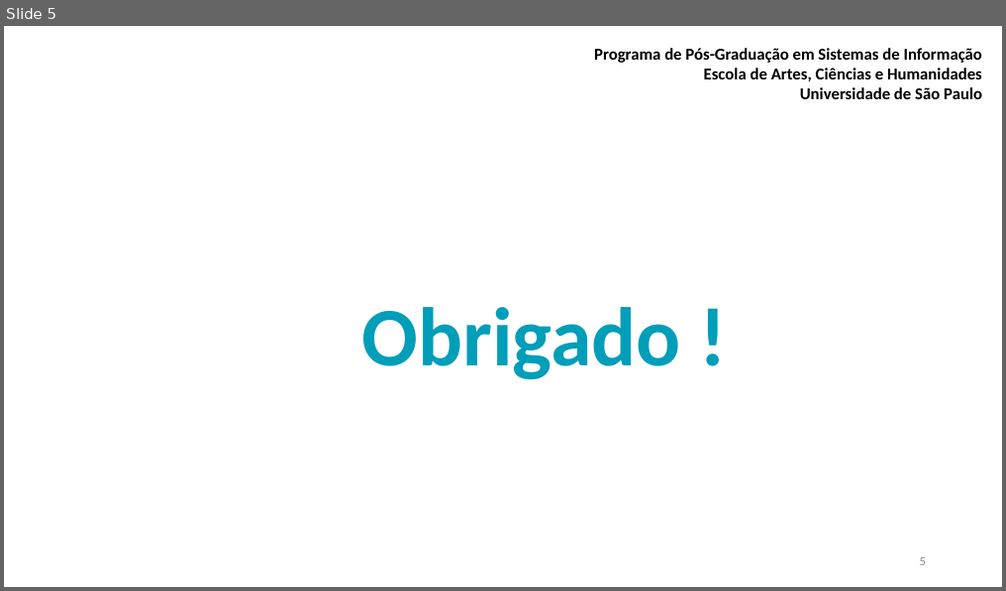
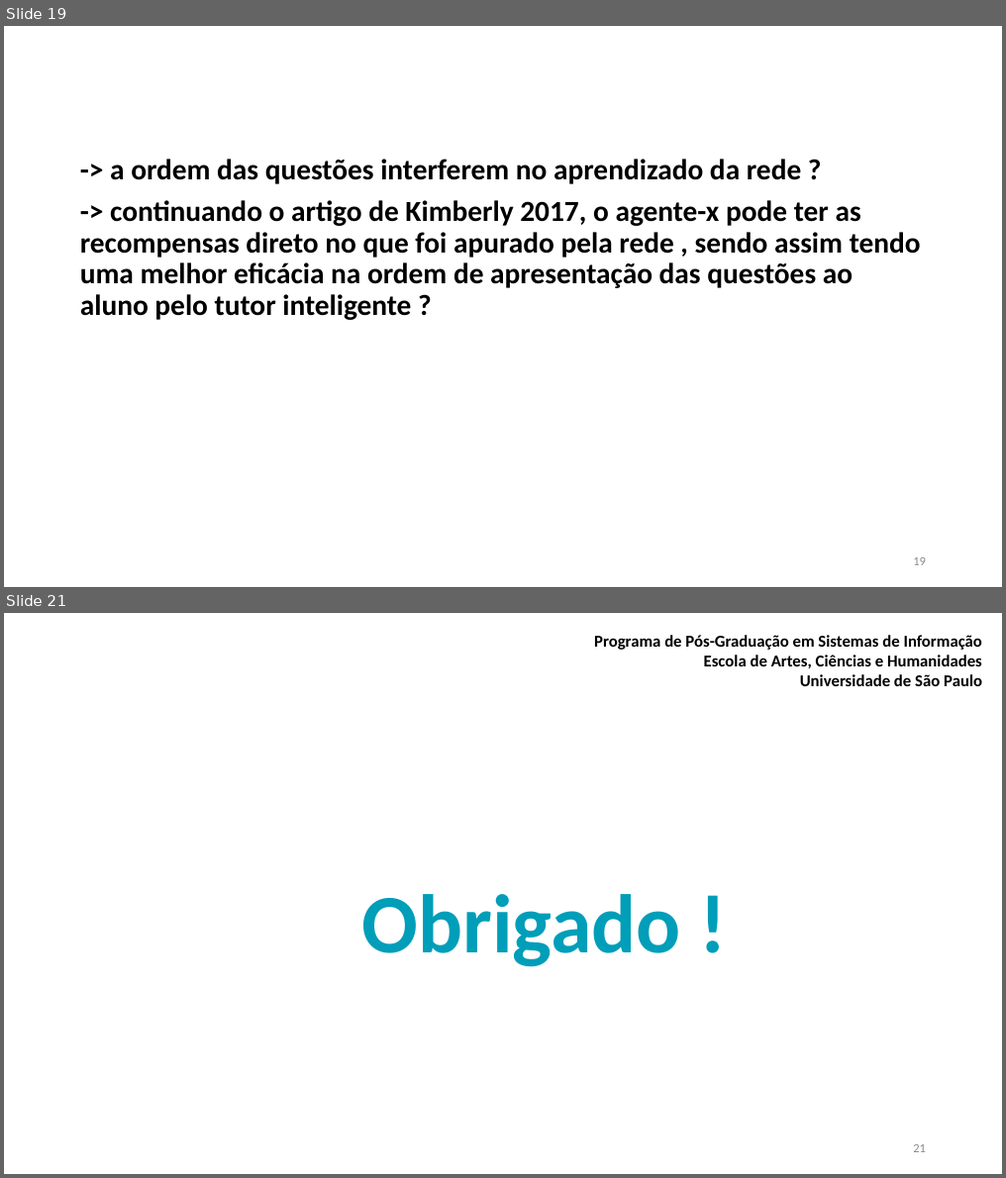
Before and after one commit to MarceloSabris/Clver1, a slide deck: apresentacao/apresentacao.pptx. Shown one above the other, each under a label of ours: slide 5 before the commit, slides 19 and 21 after it; the slides between them are not shown. The pictures are 1006x591 and 1006x1178 pixels, drawn with LibreOffice and Linux fonts; fonts in the diff are those of the drawing; background and template pictures are left out. Boxes give left, top, right and bottom in pixels: in the first picture for what was removed or moved away, otherwise in the second. Text is boxed around its words. In the diff, an @@ line names an element or a change of style, - is before the commit and + after.

```diff
--- a/apresentacao/apresentacao.pptx
+++ b/apresentacao/apresentacao.pptx
@@ slide 19 added at (4,26,1002,587), background #FFFFFF @@
@@ text added at (80,159,921,320), 28 pt, text #000000, bold @@
+-> a ordem das questões interferem no aprendizado da rede ?
+-> continuando o artigo de Kimberly 2017, o agente-x pode ter as recompensas direto no que foi apurado pela rede , sendo assim tendo uma melhor eficácia na ordem de apresentação das questões ao aluno pelo tutor inteligente ?
@@ title added at (363,238,484,284), 40 pt, text #FFFFFF, bold @@
+Perguntas que gostaria de responder
@@ page number added at (913,558,926,566), 12 pt, text #8C8C8C @@
+19
@@ what was slide 5 is now slide 21 @@
@@ page number at (913,1145,926,1153): text changed @@
-5
+21
```
Also in this commit, not shown: 2 slides changed, 16 other slides added, 1 slide removed, 10 other files.
